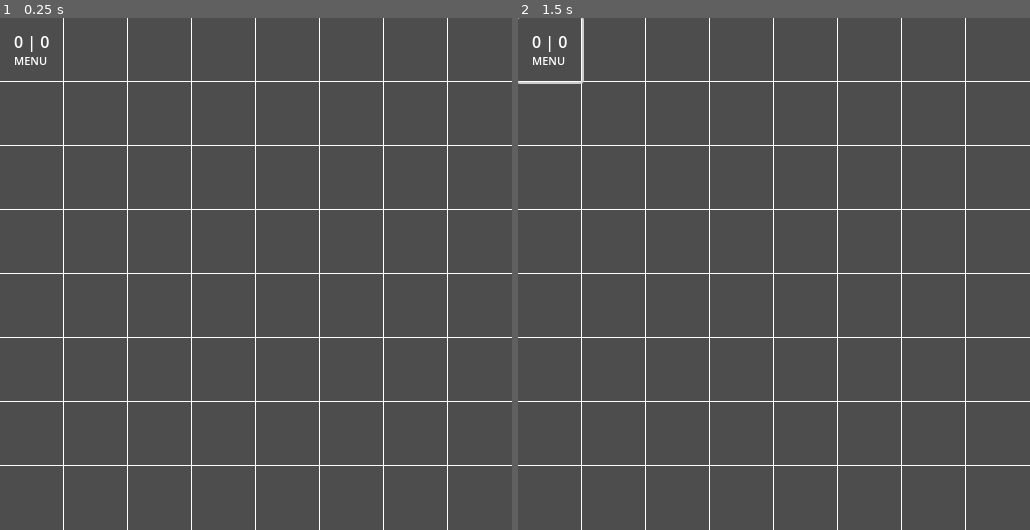
Above: before the commit, frames 1-2 (left to right).
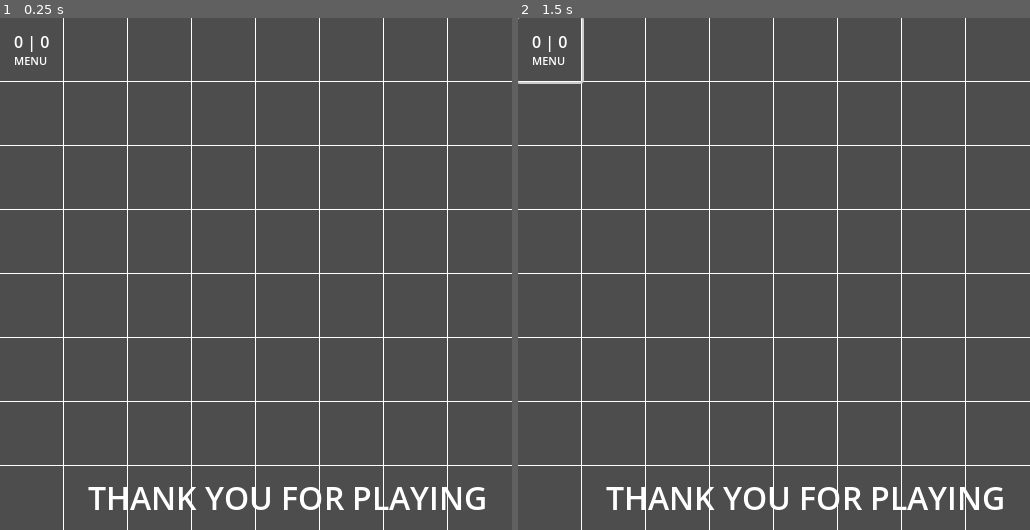
Above: after the commit, the same moments.

Repository: erraticandunplanned/Flow_Ltd
Game: Godot game, scene res://scenes/base_level.tscn
Same seed, same stepped clock (60 frames per second), same inputs: the game is played once before the commit and once after it. This scene is started directly instead of the project's main scene.
Inputs (mouse positions are in pixels of both pictures, inside the frame that each line leads up to):
- Up to frame 1 (0.25 s): no input
- Up to frame 2 (1.5 s): tap Enter at 0.5 s; move the mouse to (886, 248) at 0.52 s; click (886, 248) at 0.6 s; click (548, 48) at 1.25 s

The runs differ from the first frame. In frame 1, 1.4% of the frame differs, in the area x 17-95%, y 91-97%; in frame 2, 1.4%.
Error in both runs: Invalid call. Nonexistent function 'duplicate' in base 'Nil'. (res://scripts/base_level.gd:28)

Commit message:
quick fix
final thank you message was wrong size

Diff:
--- a/scenes/base_level.tscn
+++ b/scenes/base_level.tscn
@@ -7,7 +7,7 @@
 font_size = 11
 
 [sub_resource type="LabelSettings" id="LabelSettings_qrk68"]
-font_size = 100
+font_size = 32
 
 [node name="BaseLevel" type="Node2D"]
 script = ExtResource("1_wvhy0")
@@ -66,7 +66,6 @@
 label_settings = SubResource("LabelSettings_vqnrh")
 
 [node name="thank you for playing" type="Control" parent="CanvasLayer"]
-visible = false
 layout_mode = 3
 anchors_preset = 3
 anchor_left = 1.0
